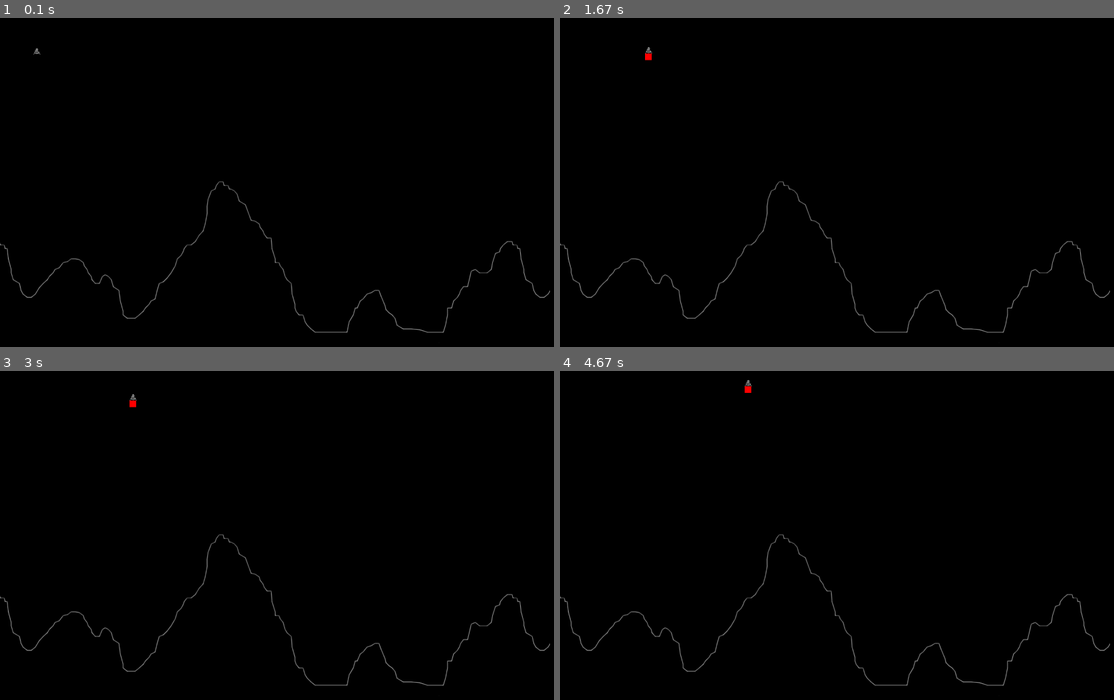
Above: before the commit, frames 1-4 (two rows, left to right).
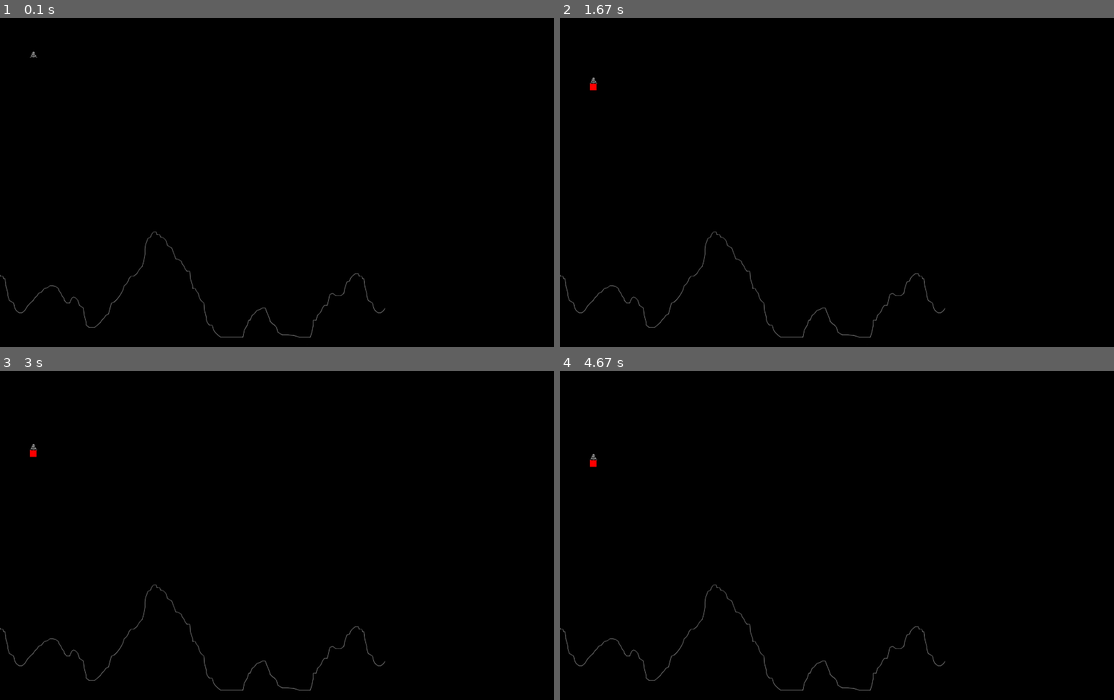
Above: after the commit, the same moments.

Repository: agmui/random_stuff
Game: pygame game, started from LM_game/LM_game.py
Two runs of this game, one before a commit and one after it. Both use one fixed random seed, a clock stepped at 60 frames per second and the inputs below.
Inputs:
- Up to frame 1 (0.1 s): no input
- Up to frame 2 (1.67 s): hold Up 0.33-0.8 s; hold Up 0.83-1.3 s; hold Up from 1.33 s (still down)
- Up to frame 3 (3 s): release Up at 1.8 s; hold Up 1.83-2.3 s; hold Up 2.33-2.8 s; hold Up from 2.83 s (still down)
- Up to frame 4 (4.67 s): release Up at 3.3 s; hold Up 3.33-3.8 s; hold Up 3.83-4.3 s; hold Up from 4.33 s (still down)

The runs differ from the first frame. In frame 1, 1.0% of the frame differs, in the area x 0-100%, y 9-98%; in frame 2, 1.1%; in frame 3, 1.1%, in the area x 0-100%, y 7-98%; in frame 4, 1.1%.

Commit message:
started on collision

Diff:
--- a/LM_game/LM_game.py
+++ b/LM_game/LM_game.py
@@ -5,29 +5,29 @@
 py.init()
 py.display.set_caption('LM game')
 clock = py.time.Clock()  # FPS stuff
-GD = py.display.set_mode((1800, 2 * 500))
+GD = py.display.set_mode((1800, 1000))
 crashed = False
 fire = False
 t = 1 / 60
 thrust = 20
 
-LM = py.image.load(os.path.join("assets", "LM.png"))
-LM_mask = py.mask.from_surface(LM)
-stage = py.image.load(os.path.join("assets", "stage.png"))
-stage_mask = py.mask.from_surface(stage)
 
-
-class Player:
+class Player:#(py.sprite.Sprite):
     def __init__(self, fuel):
+        #py.sprite.Sprite.__init__(self)
         self.pos = [100, 100]
         self.angle = 90
-        self.v = [100, 0]
+        self.v = [0, 100]  # ts
         self.acc = [0, 9.81]  # has to be not negative cuz py window
         self.fuel = fuel
-        self.LM = LM
+        self.image = py.image.load(os.path.join("assets", "LM.png")).convert_alpha()
+        self.mask = py.mask.from_surface(self.image)
+        self.img_player_rect = self.image.get_rect()
+        self.img_player_rect.topleft = (self.pos[0],self.pos[1])
+        #self.rect = self.image.get_rect(center=(self.pos[0], self.pos[1]))
 
     def draw(self, fire_, scale=0.035):
-        img = py.transform.rotozoom(self.LM, self.angle - 90, scale)
+        img = py.transform.rotozoom(self.image, self.angle - 90, scale)
         GD.blit(img, (self.pos[0] - int(img.get_width() / 2), self.pos[1] - int(img.get_height() / 2)))
         if fire_:
             py.draw.rect(GD, (255, 0, 0), py.Rect(self.pos[0] - 10, self.pos[1] + 10, 20, 20))
@@ -49,21 +49,30 @@
         self.acc[1] = 9.81 - thrust * math.sin(self.angle * (math.pi / 180))
 
     def landed(self):
-        self.v = [self.v[0]/2, 0]
-        self.acc = [self.acc[0]/2, 0]
+        self.v = [self.v[0] / 2, 0]
+        self.acc = [self.acc[0] / 2, 0]
 
 
-class Level:
+class Level:#(py.sprite.Sprite):
     def __init__(self):
-        self.pos = 0, GD.get_height() - stage.get_height()
+        #py.sprite.Sprite.__init__(self)
+        self.scale = 0.7
+        self.image = py.image.load(os.path.join("assets", "stage.png")).convert_alpha()
+        self.mask = py.mask.from_surface(self.image)
+        self.pos = 0, GD.get_height() - self.image.get_height() * self.scale
+        self.img_stage_rect = self.image.get_rect()
+        self.img_stage_rect.topleft = (0, self.pos[1])
+        #self.rect = self.image.get_rect(topleft=(0, 102))
 
     def draw_stage(self):
-        img = py.transform.rotozoom(stage, 0, 1)
+        img = py.transform.rotozoom(self.image, 0, self.scale)
         GD.blit(img, self.pos)
 
 
 player = Player(100)
 level = Level()
+#group = py.sprite.GroupSingle()
+#group.add(player)
 
 
 def main():
@@ -79,6 +88,7 @@
                 player.tilt(-2)
             if event.key == py.K_UP:
                 fire = True
+                player.pos[1] -= 1  # ts
         if event.type == py.KEYUP:
             if event.key == py.K_UP:
                 player.acc = [0, 9.81]
@@ -86,9 +96,13 @@
 
         GD.fill((0, 0, 0))  # draw background
 
+        #if py.sprite.spritecollide(level, group, False, collided=py.sprite.collide_mask):
+        offset_x, offset_y = (player.img_player_rect.left - level.img_stage_rect.left), (player.img_player_rect.top - level.img_stage_rect.top)
+        if player.mask.overlap(level.mask, (offset_x, offset_y)) is not None:
+            player.landed()
+            GD.fill((255, 255, 255))
+
         level.draw_stage()
-        if LM_mask.overlap(stage_mask, (int(player.pos[0]-level.pos[0]), int(player.pos[1]-level.pos[1]))):
-            player.landed()
         player.physics()
         player.draw(fire)
         if fire:
--- a/Pygame_engine.py
+++ /dev/null
@@ -1,28 +0,0 @@
-import pygame
-
-pygame.init()
-clock = pygame.time.Clock()  # FPS stuff
-GD = pygame.display.set_mode((200 * 5, 200 * 5))
-crashed = False
-
-
-
-
-while not crashed:  # makes window not buggy
-    for event in pygame.event.get():
-        if event.type == pygame.QUIT:
-            crashed = True
-
-        GD.fill((110, 110, 110))  # draw background
-
-        """
-
-        code
-        fav colors (50, 50, 50), (250, 250, 250), (110, 110, 110)
-        """
-
-
-    pygame.display.update()
-    clock.tick(60)
-
-pygame.quit()
--- /dev/null
+++ b/pygame_exsamples/Pygame_engine.py
@@ -0,0 +1,119 @@
+"""
+import pygame
+
+pygame.init()
+clock = pygame.time.Clock()  # FPS stuff
+GD = pygame.display.set_mode((200 * 5, 200 * 5))
+crashed = False
+
+while not crashed:  # makes window not buggy
+    for event in pygame.event.get():
+        if event.type == pygame.QUIT:
+            crashed = True
+
+        GD.fill((110, 110, 110))  # draw background
+
+        #fav colors (50, 50, 50), (250, 250, 250), (110, 110, 110)
+
+
+    pygame.display.update()
+    clock.tick(60)
+
+pygame.quit()
+# use dis as example
+# rect function for pos and size
+# imports image in classes
+"""
+import os
+
+import pygame
+
+# Window size
+WINDOW_WIDTH = 800
+WINDOW_HEIGHT = 690
+FPS = 60
+
+# background colours
+INKY_BLACK = (0, 0, 0)
+FIREY_RED = (203, 49, 7)
+
+
+class MazeSprite(pygame.sprite.Sprite):
+    # A maze with a transparent background as a *huge* sprite
+    def __init__(self, maze_image):
+        pygame.sprite.Sprite.__init__(self)
+        self.image = pygame.image.load(maze_image).convert_alpha()
+        self.mask = pygame.mask.from_surface(self.image)
+        self.rect = self.image.get_rect(topleft=(0, 0))
+
+
+class AlienSprite(pygame.sprite.Sprite):
+    # A tiny little alien hoardette
+    def __init__(self, alien_image, x=50, y=50):
+        pygame.sprite.Sprite.__init__(self)
+        self.image = pygame.image.load(alien_image).convert_alpha()
+        self.mask = pygame.mask.from_surface(self.image)
+        self.rect = self.image.get_rect(center=(x, y))
+
+    def moveBy(self, dx, dy):
+        self.rect.move_ip(dx, dy)
+        print("Now at %s" % ( str( self.rect.center ) ) )
+
+
+### MAIN
+pygame.init()
+pygame.font.init()
+SURFACE = pygame.HWSURFACE | pygame.DOUBLEBUF
+window = pygame.display.set_mode((WINDOW_WIDTH, WINDOW_HEIGHT), SURFACE)
+pygame.display.set_caption("Maze Sprite-Collision Example")
+
+# Make some sprites to hold the Maze background and Player's Alien
+
+hexmaze = (r'C:\Users\antho\Documents\GitHub\random_stuff\pygame_exsamples\assets\hexmaze.png')#os.path.join("assets", "hexmaze.png")
+maze = MazeSprite(hexmaze)
+green_alien = (r'C:\Users\antho\Documents\GitHub\random_stuff\pygame_exsamples\assets\green_alien.png')#os.path.join("assets", "green_alien.png")
+alien = AlienSprite(green_alien, 283, 155)
+
+sprite_group = pygame.sprite.Group()  # All sprites for updating and drawing
+sprite_group.add(maze)
+sprite_group.add(alien)
+alien_group = pygame.sprite.GroupSingle()  # Just for the alien collisions
+alien_group.add(alien)
+
+clock = pygame.time.Clock()
+done = False
+while not done:
+
+    # Handle user-input
+    for event in pygame.event.get():
+        if event.type == pygame.QUIT:
+            done = True
+
+    # Handle continuous-keypresses
+    keys = pygame.key.get_pressed()
+    if keys[pygame.K_UP]:
+        alien.moveBy(0, -1)
+    elif keys[pygame.K_DOWN]:
+        alien.moveBy(0, 1)
+    elif keys[pygame.K_LEFT]:
+        alien.moveBy(-1, 0)
+    elif keys[pygame.K_RIGHT]:
+        alien.moveBy(1, 0)
+
+    # has the alien hit the walls?
+    background = INKY_BLACK
+    # NOTE: Ensure we use "mask" collision
+    #       It's not used (here) automatically
+    if pygame.sprite.spritecollide(maze, alien_group, False, collided=pygame.sprite.collide_mask):
+        # returned list is not empty
+        background = FIREY_RED
+
+    # Repaint the screen
+    sprite_group.update()  # re-position the game sprites
+    window.fill(background)
+    sprite_group.draw(window)  # draw the game sprites
+
+    pygame.display.flip()
+    clock.tick_busy_loop(FPS)
+
+pygame.quit()
Binary file added: pygame_exsamples/assets/green_alien.png
Binary file added: pygame_exsamples/assets/hexmaze.png
